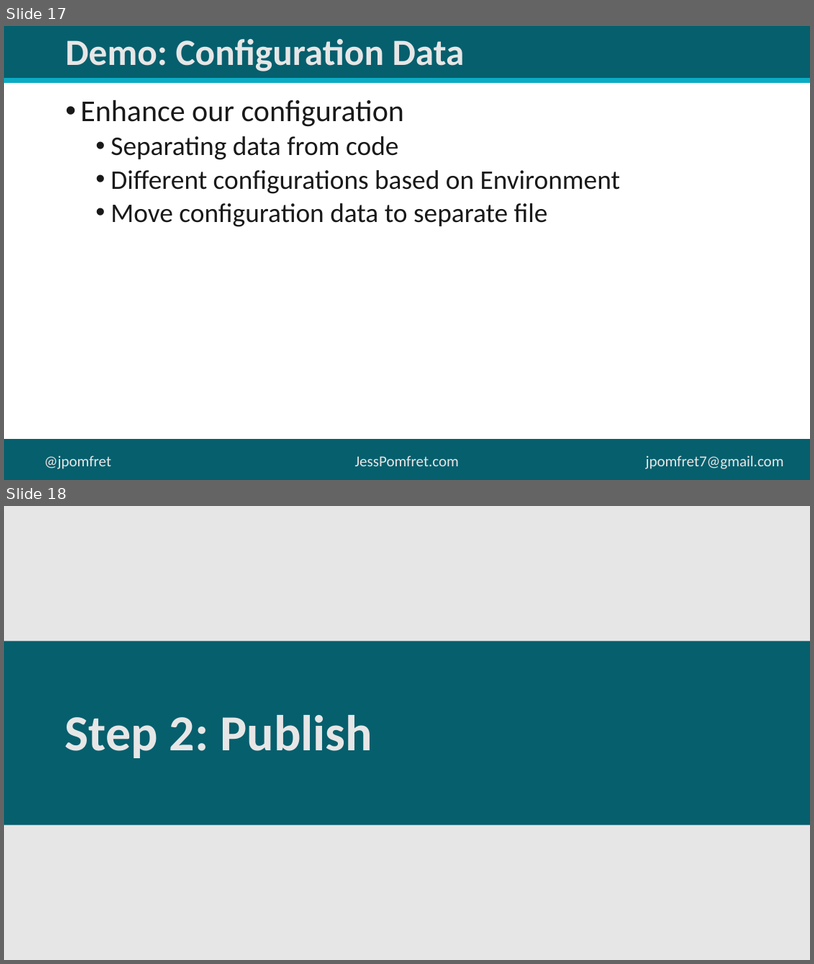
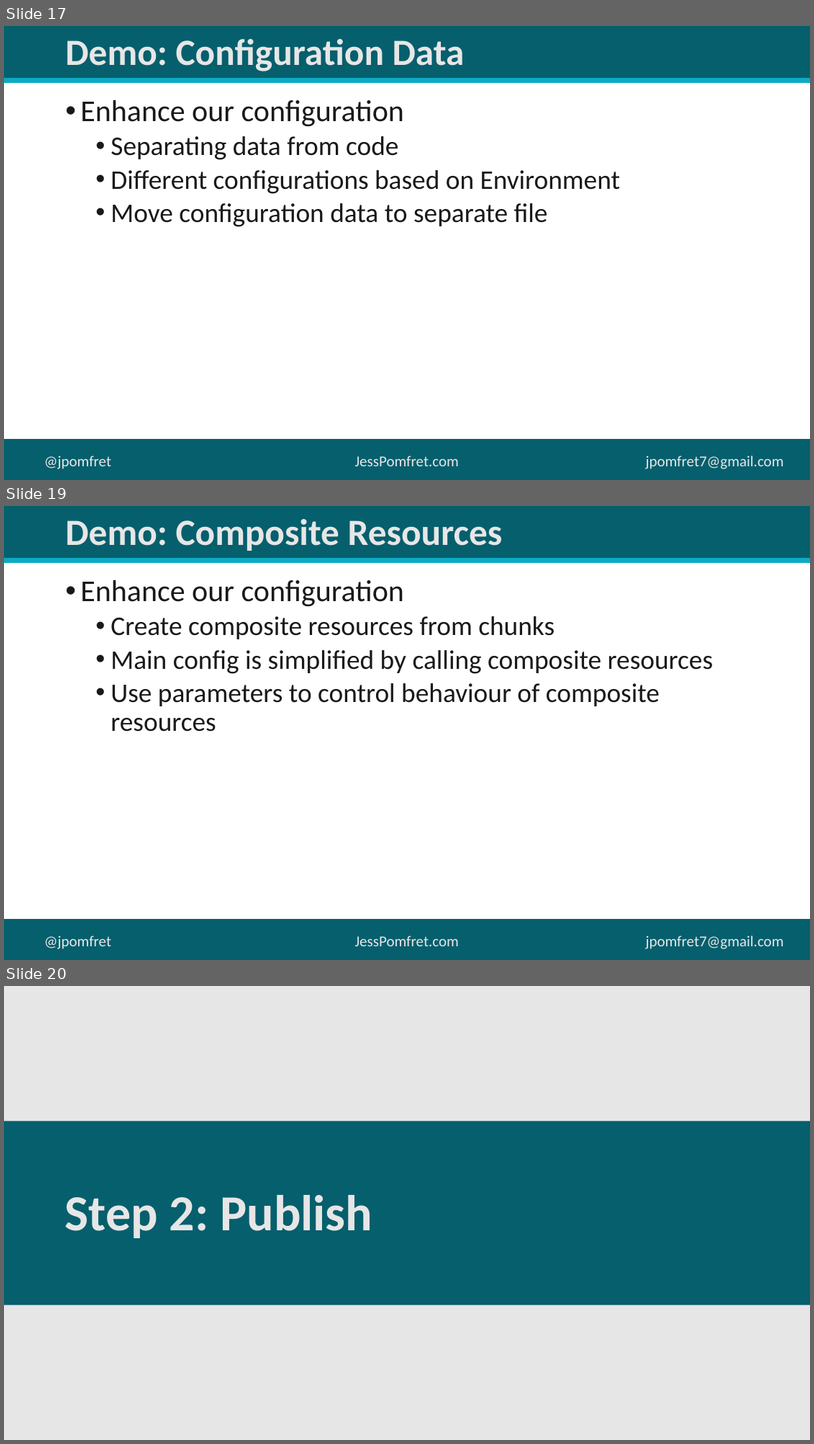
Before and after one commit to jpomfret/demos, a slide deck: DSC_SQLServer/Desired State Configuration.pptx. Shown one above the other, each under a label of ours: slides 17 and 18 before the commit, slides 17, 19 and 20 after it; the slides between them are not shown. The pictures are 814x964 and 814x1444 pixels, drawn with LibreOffice and Linux fonts; fonts in the diff are those of the drawing; background and template pictures are left out. Boxes give left, top, right and bottom in pixels: in the first picture for what was removed or moved away, otherwise in the second. Text is boxed around its words. In the diff, an @@ line names an element or a change of style, - is before the commit and + after.

```diff
--- a/DSC_SQLServer/Desired State Configuration.pptx
+++ b/DSC_SQLServer/Desired State Configuration.pptx
@@ slide 19 added at <box>4,506,810,960</box>, background #FFFFFF; not listed: 6 template elements that a slide beside it also shows @@
@@ title added at <box>65,519,503,551</box>, 44 pt, text #E7E6E6, bold @@
+Demo: Composite Resources
@@ text added at <box>80,580,713,731</box>, 32 pt, text #191919 @@
+• Enhance our configuration
+  • Create composite resources from chunks
+  • Main config is simplified by calling composite resources
+  • Use parameters to control behaviour of composite resources
@@ what was slide 18 is now slide 20 @@
```
Also in this commit, not shown: 5 slides changed, 3 other slides added, 4 slides removed, 5 other files.
